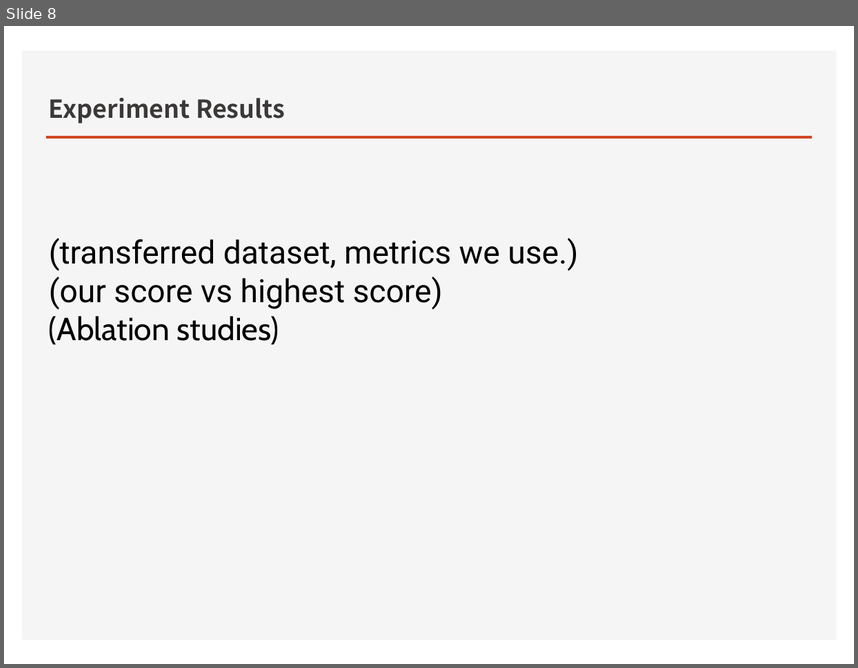
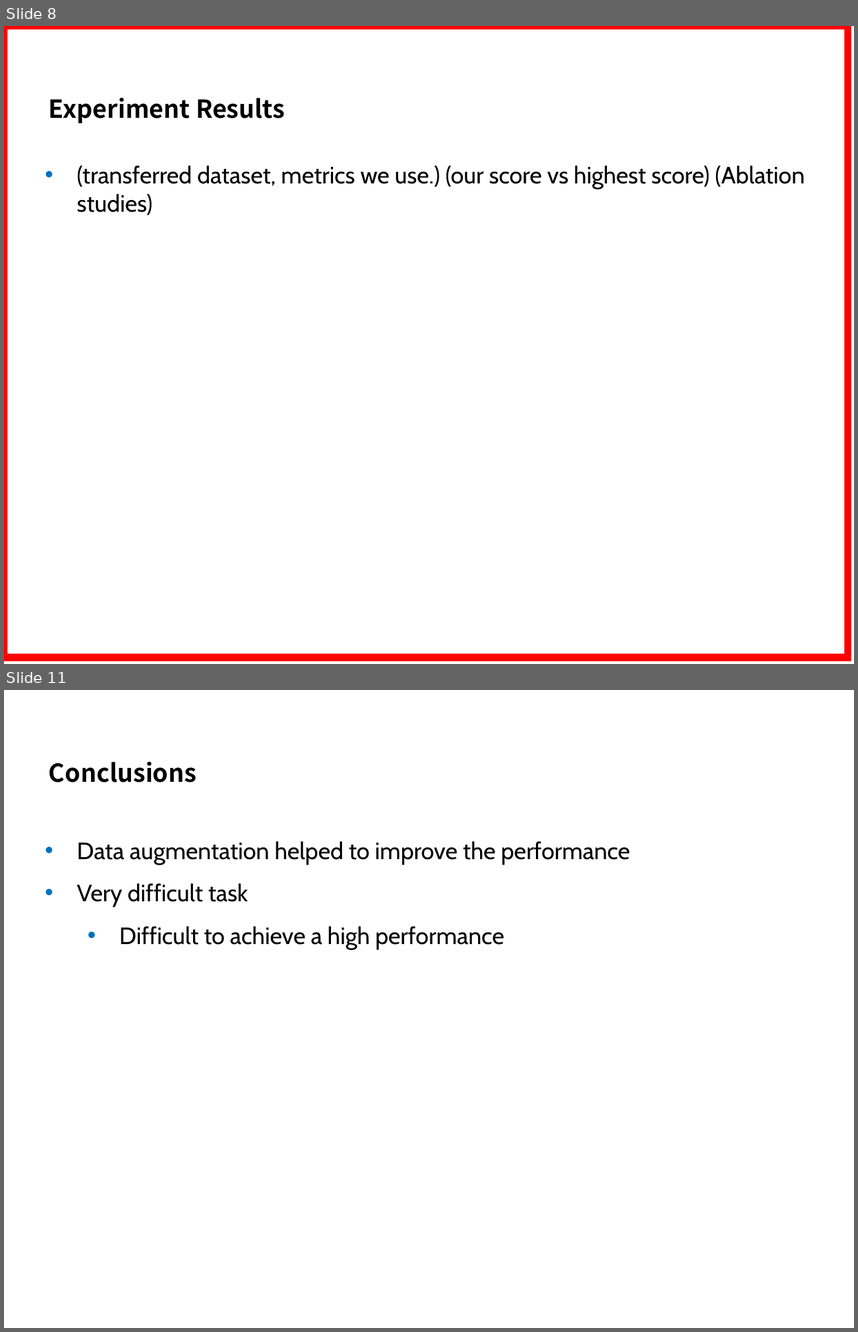
Before and after one commit to kimbold/VRDL_2019, a slide deck: Final project/Final_presentation.pptx. Shown one above the other, each under a label of ours: slide 8 before the commit, slides 8 and 11 after it; the slides between them are not shown. The pictures are 858x668 and 858x1332 pixels, drawn with LibreOffice and Linux fonts; fonts in the diff are those of the drawing; background and template pictures are left out. Boxes give left, top, right and bottom in pixels: in the first picture for what was removed or moved away, otherwise in the second. Text is boxed around its words. In the diff, an @@ line names an element or a change of style, - is before the commit and + after.

```diff
--- a/Final project/Final_presentation.pptx
+++ b/Final project/Final_presentation.pptx
@@ slide 11 added at box(4, 690, 854, 1328), background #FFFFFF @@
@@ title added at box(49, 762, 197, 782), 21 pt, text #000000, bold @@
+Conclusions
@@ text added at box(77, 841, 630, 949), 20 pt, text #000000 @@
+• Data augmentation helped to improve the performance
+• Very difficult task
+  • Difficult to achieve a high performance
@@ slide 8 changed as well @@
@@ rectangle added at box(4, 26, 848, 657), outline #FF0000 6 pt @@
@@ rectangle removed at box(22, 51, 836, 640) @@
@@ title "Experiment Results" at box(49, 98, 285, 123): text colour #3B3838 to #000000 @@
@@ line removed from (47, 137) to (811, 137) @@
@@ text at box(77, 165, 805, 215): text changed; size 27 to 20 pt; font Roboto to Cabin @@
-(transferred dataset, metrics we use.)
-(our score vs highest score)
-(Ablation studies)
+• (transferred dataset, metrics we use.) (our score vs highest score) (Ablation studies)
```
Also in this commit, not shown: 4 other slides changed, 7 other slides added, 10 slides removed, 1 other file.
